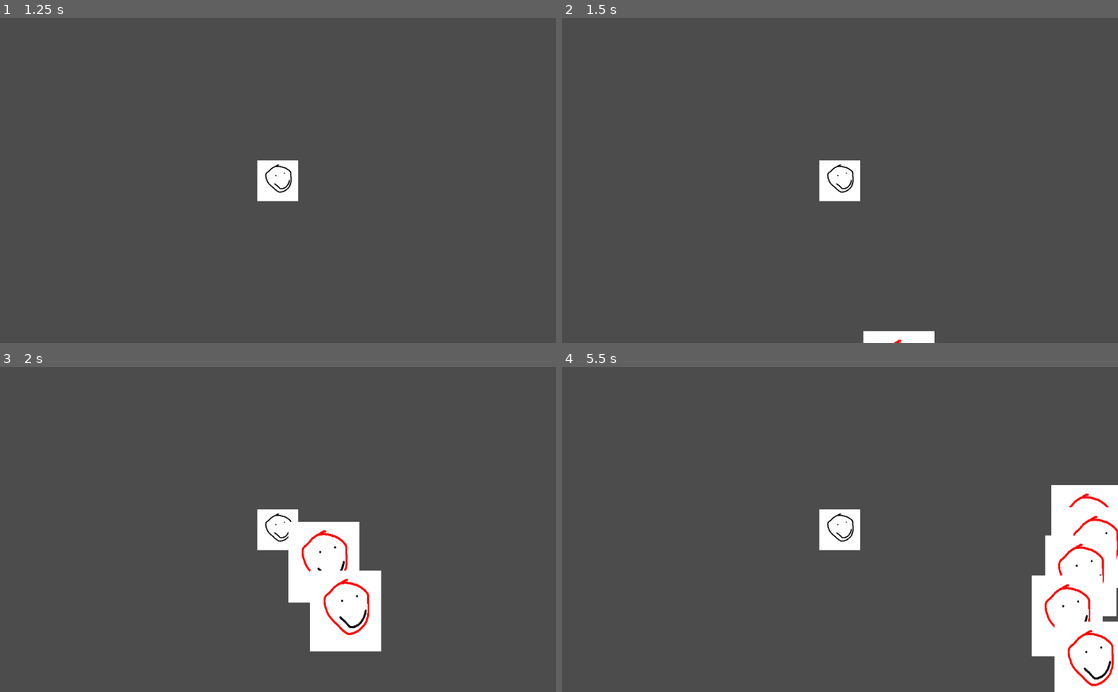
Above: before the commit, frames 1-4 (two rows, left to right).
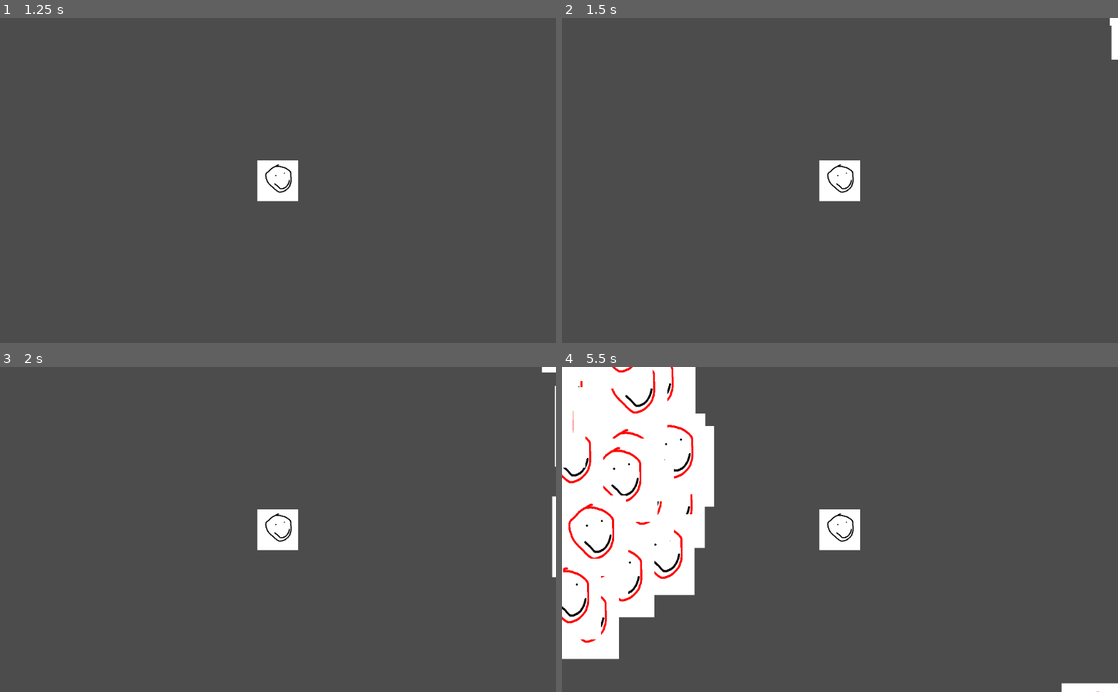
Above: after the commit, the same moments.

Repository: Lock-The-Door/Billowing-Blizzards
Game: Godot game, scene res://Scenes/Game.tscn
Two runs of this game, one before a commit and one after it. Both use one fixed random seed, a clock stepped at 60 frames per second and the inputs below.
Inputs:
- Up to frame 1 (1.25 s): tap Enter at 0.5 s; hold D from 0.53 s (still down); tap Space at 0.77 s
- Up to frame 2 (1.5 s): tap Space at 1.25 s; release D at 1.28 s; hold S from 1.28 s (still down)
- Up to frame 3 (2 s): keep holding S; tap Space at 1.52 s
- Up to frame 4 (5.5 s): release S at 2.03 s; hold D 2.03-2.78 s; hold W 2.78-3.53 s; tap Space at 3.02, 3.77, 4.52 s; hold A 3.53-5.03 s; hold S from 5.03 s (still down)

Frame 1 is identical in both runs. In frame 2, 0.6% of the frame differs, in the area x 54-100%, y 0-100%; in frame 3, 5.7%; in frame 4, 29%, in the area x 0-100%, y 0-100%.

Commit message:
Randomised enemy spawn position

Diff:
--- a/Scripts/Constants.gd
+++ b/Scripts/Constants.gd
@@ -1,3 +1,4 @@
 extends Node2D
 
-const WORLD_SIZE = Vector2(5000, 5000)
+const WORLD_LENGTH = 1000
+const WORLD_SIZE = Vector2(WORLD_LENGTH, WORLD_LENGTH)
--- a/Scripts/Enemy Spawner.gd
+++ b/Scripts/Enemy Spawner.gd
@@ -1,5 +1,6 @@
 extends Node2D
 
+const WORLD_LENGTH = preload("res://Scripts/Constants.gd").WORLD_LENGTH
 var enemyTemplate = preload("res://Templates/Enemy.tscn")
 
 var level = 0
@@ -17,11 +18,23 @@
 	# temporary way to spawn enemies
 	timePassed += delta
 
-	if timePassed > 1:
+	if level != 0 and timePassed > 1/level:
 		timePassed = 0
 		spawnEnemy()
 
 func spawnEnemy():
 	var enemy = enemyTemplate.instance()
 	get_node("/root/Game/Enemies").add_child(enemy)
-	enemy.position = Vector2(500, 500)
+	# Select a random edge to spawn the enemy on
+	var edge = randi() % 4
+	# Select a random position on that edge
+	var pos = randi() % WORLD_LENGTH - WORLD_LENGTH/2.0
+
+	if edge == 0:
+		enemy.position = Vector2(pos, -WORLD_LENGTH)
+	elif edge == 1:
+		enemy.position = Vector2(WORLD_LENGTH, pos)
+	elif edge == 2:
+		enemy.position = Vector2(pos, WORLD_LENGTH)
+	elif edge == 3:
+		enemy.position = Vector2(-WORLD_LENGTH, pos)
